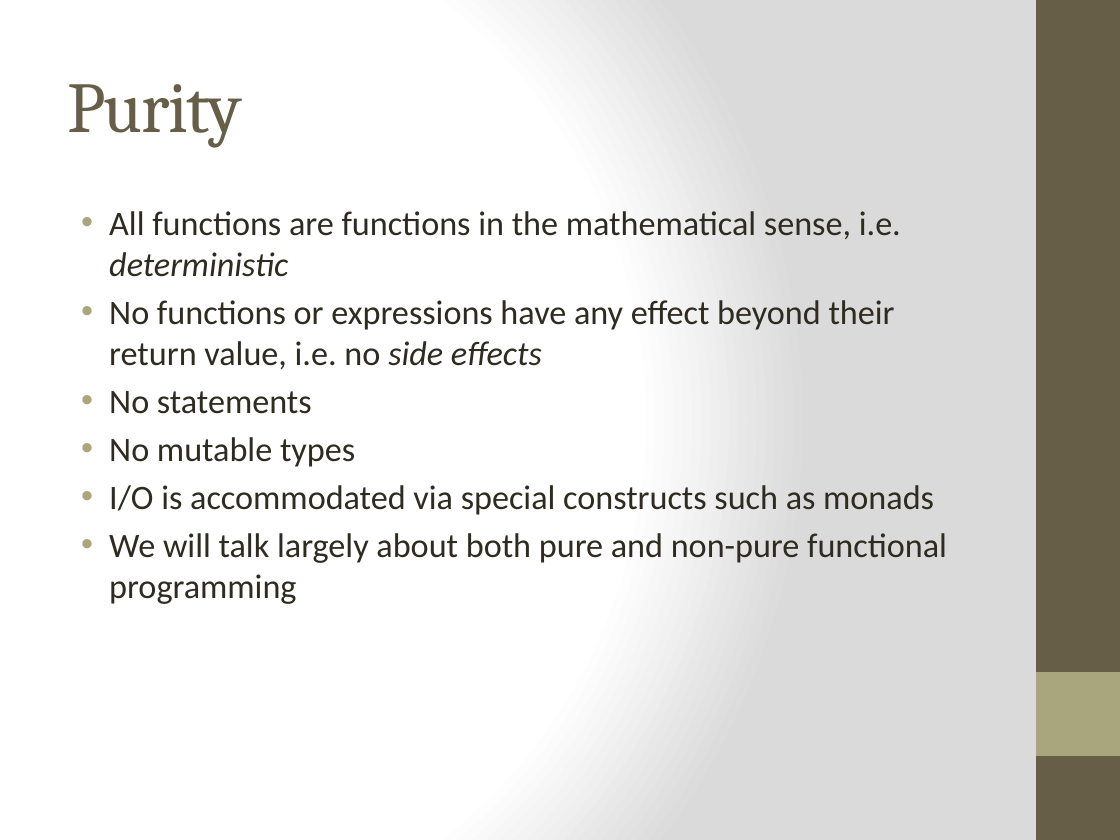
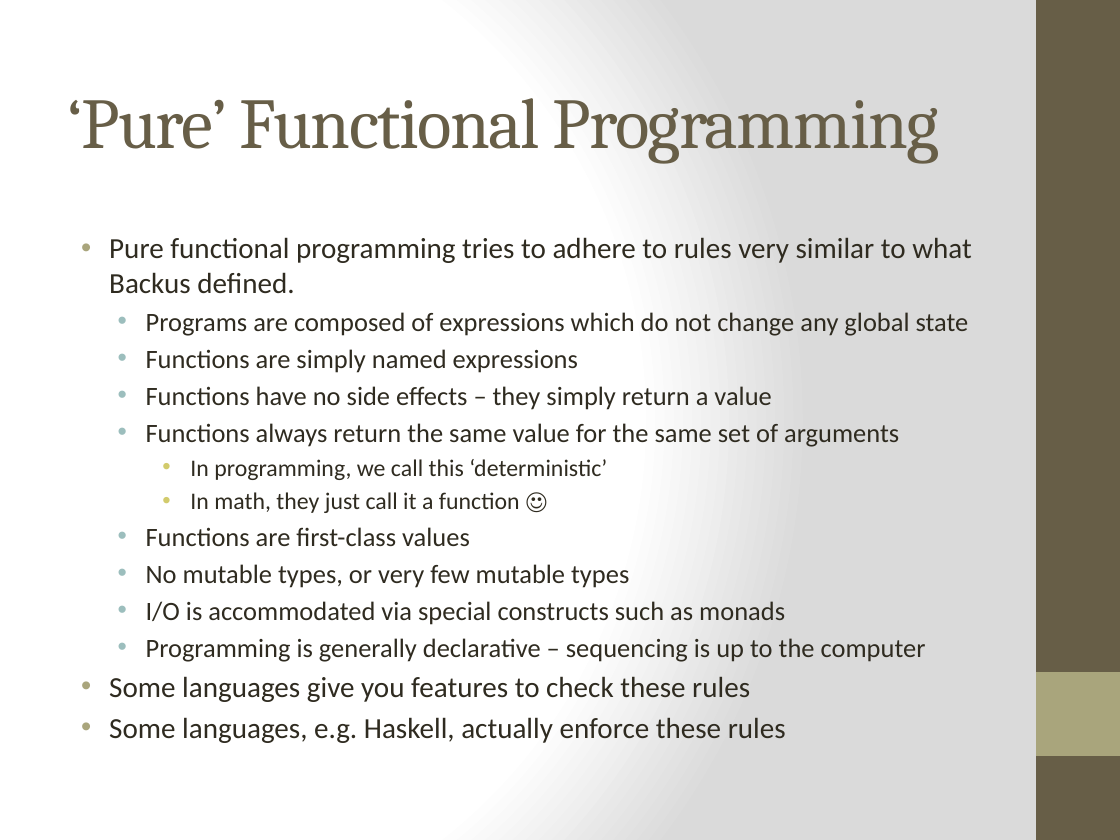
Before and after one commit to bjhartin/FoundationsOfFunctionalProgramming, a slide deck: slide 8 of FoundationsOfFunctionalProgramming.pptx (slide 7 before the commit). Drawn at 1120x840 pixels with LibreOffice and Linux fonts; fonts in the diff are those of the drawing. Boxes give left, top, right and bottom in pixels: in the first picture for what was removed or moved away, otherwise in the second. Text is boxed around its words. In the diff, an @@ line names an element or a change of style, - is before the commit and + after.

Commit message:
Brian: Added slides and examples for first class functions.

```diff
--- a/FoundationsOfFunctionalProgramming.pptx
+++ b/FoundationsOfFunctionalProgramming.pptx
@@ title at box(67, 98, 940, 163): text changed @@
-Purity
+‘Pure’ Functional Programming
@@ text "Pure functional programming tries to ...": place and size @@
-text "Pure functional programming tries to ..." at box(109, 211, 947, 604)
+text "Pure functional programming tries to ..." at box(109, 237, 971, 743)
@@ text at box(109, 237, 971, 588): text changed; size 22 to 17 pt @@
-• All functions are functions in the mathematical sense, i.e. deterministic
-• No functions or expressions have any effect beyond their return value, i.e. no side effects
-• No statements
-• No mutable types
+• Pure functional programming tries to adhere to rules very similar to what Backus defined.
+  • Programs are composed of expressions which do not change any global state
+  • Functions are simply named expressions
+  • Functions have no side effects – they simply return a value
+  • Functions always return the same value for the same set of arguments
+    • In programming, we call this ‘deterministic’
+    • In math, they just call it a function ☺
+  • Functions are first-class values
+  • No mutable types, or very few mutable types
@@ text at box(146, 601, 785, 625): size 22 to 17 pt in "I/O is accommodated via special constructs such ..."; list level 1 to 2 in "I/O is accommodated via special ..."; bullet colour #A9A57C to #9CBEBD @@
@@ text at box(109, 638, 926, 743): text changed; size 22 to 18.7 pt @@
-• We will talk largely about both pure and non-pure functional programming
+  • Programming is generally declarative – sequencing is up to the computer
+• Some languages give you features to check these rules
+• Some languages, e.g. Haskell, actually enforce these rules
```
Also in this commit, not shown: 8 other slides changed, 9 slides added, 2 slides removed, 5 other files.
